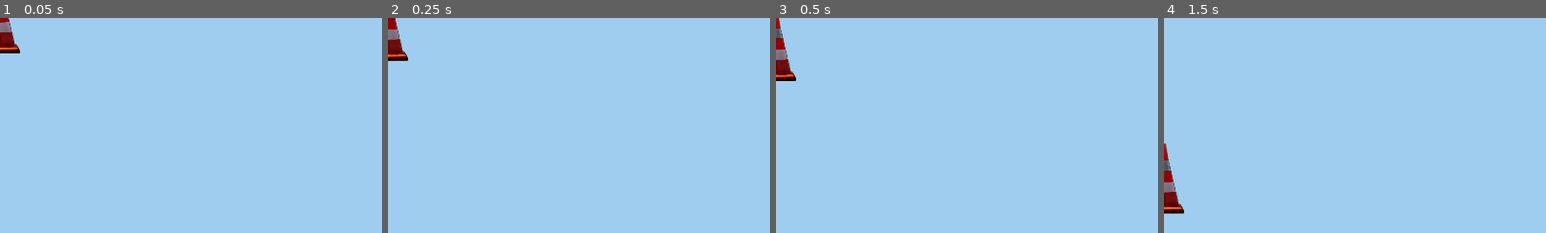
Above: before the commit, frames 1-4 (left to right).
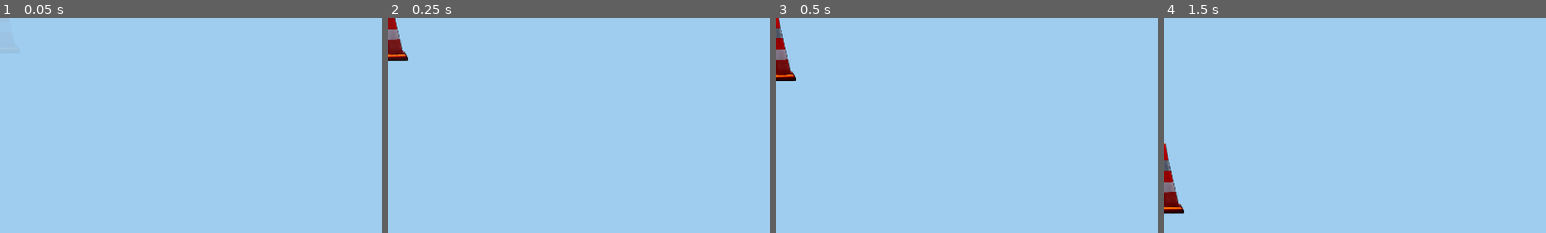
Above: after the commit, the same moments.

Repository: Giildo/game-jam-2023
Game: Godot game, scene res://blocs/btp/cone.tscn
The game is run twice, just before and just after one commit, with the same random seed, the same clock (stepped at 60 frames per second) and the same inputs. This scene is started directly instead of the project's main scene. The engine's default icon, where the game draws it, is replaced by a stand-in: a white triangle on a blue panel in a dark square.
Inputs:
- Up to frame 1 (0.05 s): no input
- Up to frame 2 (0.25 s): no input
- Up to frame 3 (0.5 s): no input
- Up to frame 4 (1.5 s): no input
The pictures show only the part of the screen within x 0-50%, y 0-50%; the shares and areas given below are measured in that part.

The runs differ from the first frame. In frame 1, 0.6% of the frame differs, in the area x 0-6%, y 0-17%; in frame 2, less than 0.1%; in frame 3, nothing differs; in frame 4, nothing differs.

Commit message:
Added music

Diff:
--- a/blocs/bloc.gd
+++ b/blocs/bloc.gd
@@ -60,6 +60,7 @@
 	Input.start_joy_vibration(player_index - 1, 0, 0.75, 0.4)
 
 func has_collision (item: PhysicsBody2D) -> void:
+	$Hit.play()
 	if item is StaticBody2D and not item.is_in_group("walls"):
 		stop_item()
 	elif item.is_in_group("blocs"):
--- a/blocs/bloc.tscn
+++ b/blocs/bloc.tscn
@@ -1,7 +1,60 @@
-[gd_scene load_steps=3 format=2]
+[gd_scene load_steps=7 format=2]
 
 [ext_resource path="res://icon.png" type="Texture" id=1]
 [ext_resource path="res://blocs/bloc.gd" type="Script" id=2]
+[ext_resource path="res://audio/NewThought.mp3" type="AudioStream" id=3]
+[ext_resource path="res://audio/Hit.mp3" type="AudioStream" id=4]
+
+[sub_resource type="Animation" id=1]
+length = 0.001
+tracks/0/type = "bezier"
+tracks/0/path = NodePath("Sprite:scale:x")
+tracks/0/interp = 1
+tracks/0/loop_wrap = true
+tracks/0/imported = false
+tracks/0/enabled = true
+tracks/0/keys = {
+"points": PoolRealArray( 1, -0.25, 0, 0.25, 0 ),
+"times": PoolRealArray( 0 )
+}
+tracks/1/type = "bezier"
+tracks/1/path = NodePath("Sprite:scale:y")
+tracks/1/interp = 1
+tracks/1/loop_wrap = true
+tracks/1/imported = false
+tracks/1/enabled = true
+tracks/1/keys = {
+"points": PoolRealArray( 1, -0.25, 0, 0.25, 0 ),
+"times": PoolRealArray( 0 )
+}
+tracks/2/type = "value"
+tracks/2/path = NodePath("Sprite:modulate")
+tracks/2/interp = 1
+tracks/2/loop_wrap = true
+tracks/2/imported = false
+tracks/2/enabled = true
+tracks/2/keys = {
+"times": PoolRealArray( 0 ),
+"transitions": PoolRealArray( 1 ),
+"update": 0,
+"values": [ Color( 1, 1, 1, 1 ) ]
+}
+
+[sub_resource type="Animation" id=2]
+resource_name = "pop"
+length = 0.3
+tracks/0/type = "value"
+tracks/0/path = NodePath("Sprite:modulate")
+tracks/0/interp = 1
+tracks/0/loop_wrap = true
+tracks/0/imported = false
+tracks/0/enabled = true
+tracks/0/keys = {
+"times": PoolRealArray( 0, 0.3 ),
+"transitions": PoolRealArray( -2, 1 ),
+"update": 0,
+"values": [ Color( 1, 1, 1, 0 ), Color( 1, 1, 1, 1 ) ]
+}
 
 [node name="Bloc" type="RigidBody2D" groups=["blocs"]]
 collision_mask = 5
@@ -19,7 +72,19 @@
 polygon = PoolVector2Array( 201, 83, 74, 134, 125, 226, 269, 160 )
 
 [node name="Sprite" type="Sprite" parent="."]
-visible = false
 texture = ExtResource( 1 )
 
+[node name="Hit" type="AudioStreamPlayer" parent="."]
+stream = ExtResource( 4 )
+
+[node name="New" type="AudioStreamPlayer" parent="."]
+stream = ExtResource( 3 )
+autoplay = true
+bus = "SFX"
+
+[node name="AnimationPlayer" type="AnimationPlayer" parent="."]
+autoplay = "pop"
+anims/RESET = SubResource( 1 )
+anims/pop = SubResource( 2 )
+
 [connection signal="body_entered" from="." to="." method="_on_Bloc_body_entered"]
--- /dev/null
+++ b/default_bus_layout.tres
@@ -0,0 +1,15 @@
+[gd_resource type="AudioBusLayout" format=2]
+
+[resource]
+bus/1/name = "Music"
+bus/1/solo = false
+bus/1/mute = false
+bus/1/bypass_fx = false
+bus/1/volume_db = 0.0
+bus/1/send = "Master"
+bus/2/name = "SFX"
+bus/2/solo = false
+bus/2/mute = false
+bus/2/bypass_fx = false
+bus/2/volume_db = 0.0
+bus/2/send = "Master"
--- a/main.gd
+++ b/main.gd
@@ -12,7 +12,7 @@
 export var min_max_height = 1
 export var meter_unit = 150
 export var base_items_count = {
-	2: 20,
+	2: 50,
 	3: 55,
 	4: 60,
 }
@@ -20,6 +20,12 @@
 var available_items = 0
 
 func start_game(characters: Array) -> void:
+	$Lobby.stream_paused = true
+	$Game.stream_paused = false
+
+	$Record.stop()
+	$GameOver.stop()
+
 	for b in get_tree().get_nodes_in_group('blocs'):
 		b.queue_free()
 	for s in spawners:
@@ -63,6 +69,8 @@
 
 
 func _ready():
+	$Game.stream_paused = true
+
 	$CanvasLayer/HUD.hide()
 	$CanvasLayer/EndGameScreen.hide()
 	$CanvasLayer/EndGameScreen/HBoxContainer/Lobby.show()
@@ -119,6 +127,15 @@
 
 
 func end_game():
+
+
+	$Game.stream_paused = true
+	if (current_height > max_height):
+		$Record.play()
+	else:
+		$GameOver.play()
+
+
 	$CanvasLayer/EndGameScreen/Sticker.hide()
 	$CanvasLayer/EndGameScreen/VBoxContainer/HighScore/Label.show()
 	is_in_game = false
@@ -159,9 +176,11 @@
 	start_game(current_characters)
 
 
-
 func _on_EndGameScreen_menu_requested():
 	$CanvasLayer/EndGameScreen.hide()
 	$CanvasLayer/Lobby.reset_selection()
-
 	$CanvasLayer/Lobby.show()
+	$Game.stream_paused = true
+	$Lobby.stream_paused = false
+	$Record.stop()
+	$GameOver.stop()
--- a/main.tscn
+++ b/main.tscn
@@ -9,6 +9,10 @@
 [ext_resource path="res://gui/end_game_screen.tscn" type="PackedScene" id=7]
 [ext_resource path="res://camera/height_estimator.tscn" type="PackedScene" id=8]
 [ext_resource path="res://gui/assets/meter_icon.png" type="Texture" id=9]
+[ext_resource path="res://audio/game.ogg" type="AudioStream" id=10]
+[ext_resource path="res://audio/main_menu.ogg" type="AudioStream" id=11]
+[ext_resource path="res://audio/GameOver.ogg" type="AudioStream" id=12]
+[ext_resource path="res://audio/Win.ogg" type="AudioStream" id=13]
 
 [sub_resource type="DynamicFont" id=1]
 size = 60
@@ -131,6 +135,24 @@
 custom_fonts/font = SubResource( 2 )
 text = "Record"
 
+[node name="Lobby" type="AudioStreamPlayer" parent="."]
+stream = ExtResource( 11 )
+autoplay = true
+bus = "Music"
+
+[node name="Game" type="AudioStreamPlayer" parent="."]
+stream = ExtResource( 10 )
+autoplay = true
+bus = "Music"
+
+[node name="GameOver" type="AudioStreamPlayer" parent="."]
+stream = ExtResource( 12 )
+bus = "Music"
+
+[node name="Record" type="AudioStreamPlayer" parent="."]
+stream = ExtResource( 13 )
+bus = "Music"
+
 [connection signal="game_start_requested" from="CanvasLayer/Lobby" to="." method="_on_Lobby_game_start_requested"]
 [connection signal="menu_requested" from="CanvasLayer/EndGameScreen" to="." method="_on_EndGameScreen_menu_requested"]
 [connection signal="restart_requested" from="CanvasLayer/EndGameScreen" to="." method="_on_EndGameScreen_restart_requested"]
Not shown, added: audio/Fall.mp3.import
Not shown, added: audio/GameOver.ogg.import
Not shown, added: audio/Hit.mp3.import
Not shown, added: audio/NewThought.mp3.import
Not shown, added: audio/Win.ogg.import
Not shown, added: audio/game.ogg.import
Not shown, added: audio/main_menu.ogg.import
Not shown: 1 places in main.tscn that only renumber resources
Not shown, added: audio/Fall.mp3
Not shown, added: audio/GameOver.ogg
Not shown, added: audio/Hit.mp3
Not shown, added: audio/NewThought.mp3
(and 3 more such lines)
